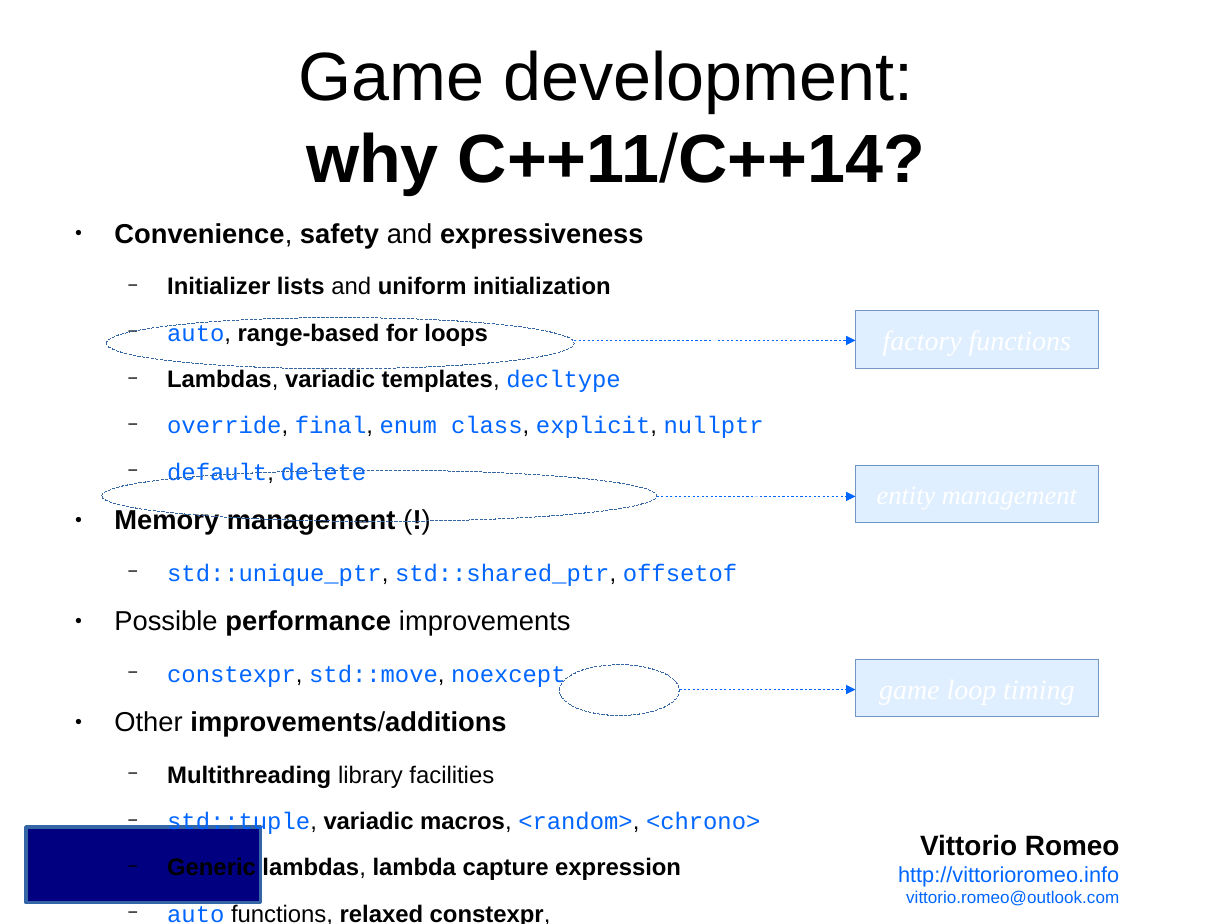
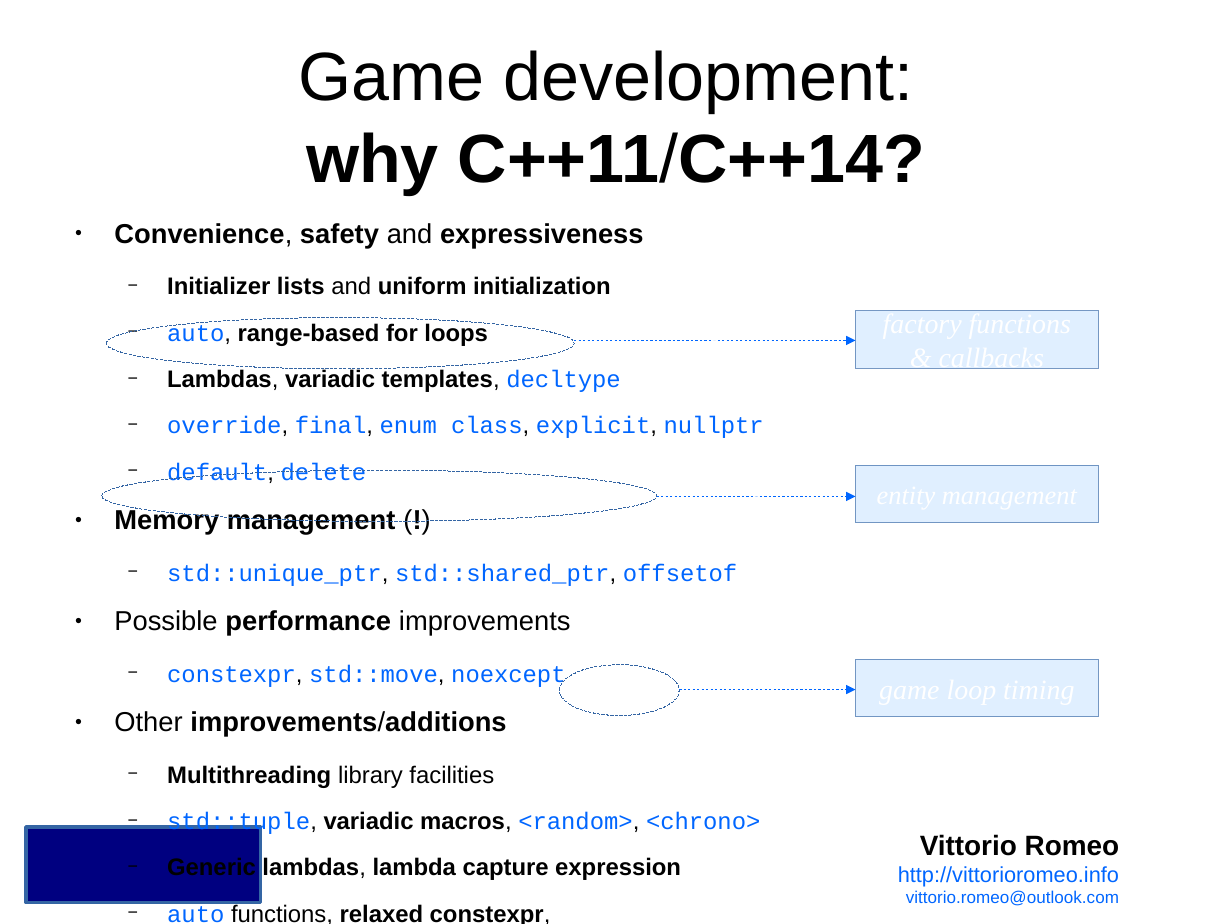
Before and after one commit to vittorioromeo/cppcon2014, a slide deck: slide 8 of presentation.odp. Drawn at 1232x924 pixels with LibreOffice and Linux fonts; fonts in the diff are those of the drawing; background and template pictures are left out. Boxes give left, top, right and bottom in pixels: in the first picture for what was removed or moved away, otherwise in the second. Text is boxed around its words. In the diff, an @@ line names an element or a change of style, - is before the commit and + after.

```diff
--- a/presentation.odp
+++ b/presentation.odp
@@ text in rectangle at box(939, 368, 1044, 369): paragraph added @@
+& callbacks
```
